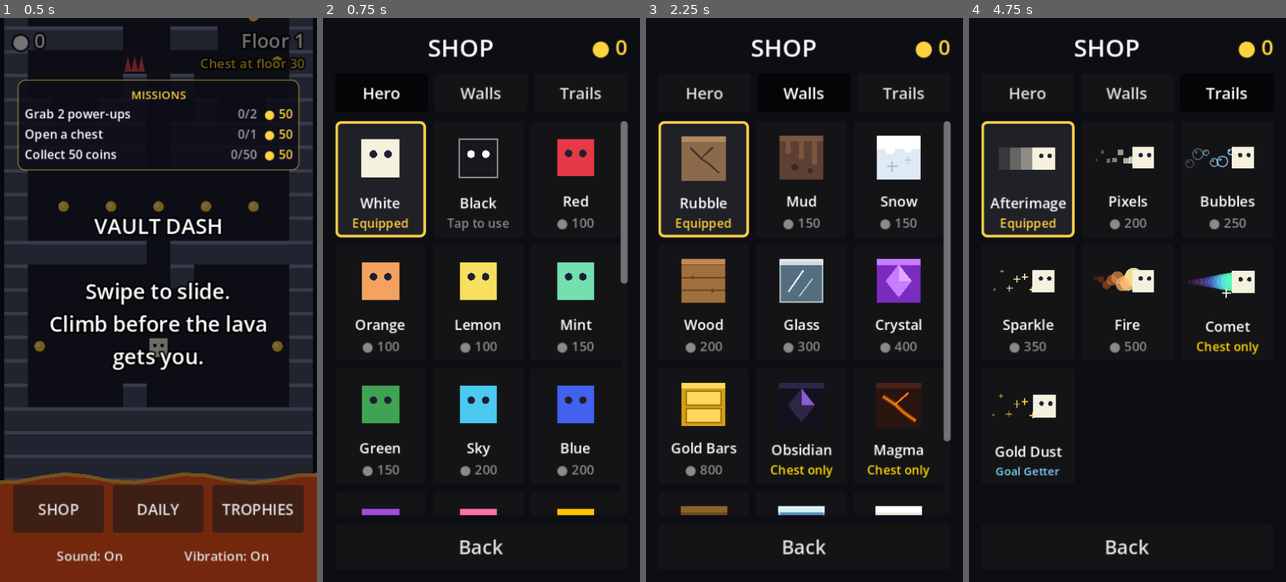
Above: before the commit, frames 1-4 (left to right).
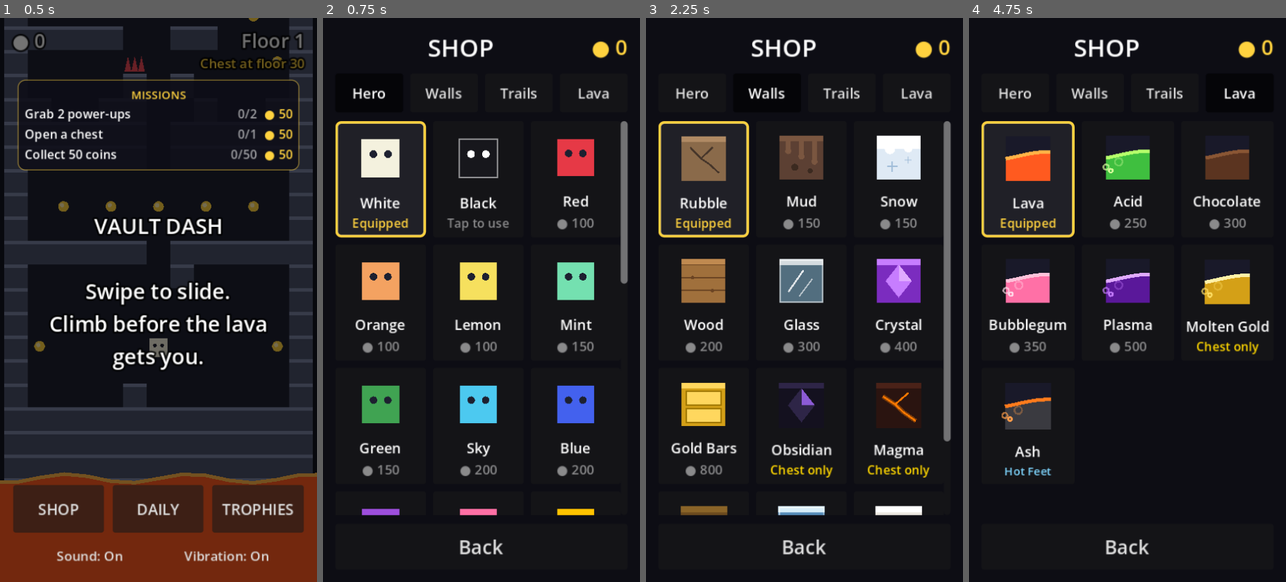
Above: after the commit, the same moments.

Repository: erelcaferm/vault-dash
Game: Godot game, scene res://scenes/main.tscn
Same seed, same stepped clock (60 frames per second), same inputs: the game is played once before the commit and once after it.
Inputs (mouse positions are in pixels of both pictures, inside the frame that each line leads up to):
- Up to frame 1 (0.5 s): no input
- Up to frame 2 (0.75 s): click "SHOP" at 0.5 s
- Up to frame 3 (2.25 s): click "Hero" at 1.25 s; click "Walls" at 2 s
- Up to frame 4 (4.75 s): click "Trails" at 2.75 s; click (1029, 181) at 3.52 s; click (1238, 91) at 4.25 s, where only the run after the commit has a clickable "Lava"

Frame 1 is identical in both runs. In frame 2, 0.9% of the frame differs, in the area x 9-91%, y 12-15%; in frame 3, 0.9%; in frame 4, 9.2%, in the area x 6-95%, y 12-82%.

Commit message:
Add lava skins: recolour the rising lava from the shop, chests or a trophy
Co-Authored-By: Claude Opus 5.5 (1M context) <noreply@anthropic.com>
Claude-Session: https://claude.ai/code/session_012HmKL1m49VtDJvmPDdVVsr

Diff:
--- a/scripts/achievements.gd
+++ b/scripts/achievements.gd
@@ -23,7 +23,7 @@
 	{"id": "oops", "name": "Oops", "desc": "Die for the first time", "stat": "deaths", "goal": 1, "coins": 10},
 	{"id": "persistent", "name": "Persistent", "desc": "Die 5 times", "stat": "deaths", "goal": 5, "coins": 25},
 	{"id": "never_give_up", "name": "Never Give Up", "desc": "Die 50 times", "stat": "deaths", "goal": 50, "item": ["hero", "ghost"]},
-	{"id": "hot_feet", "name": "Hot Feet", "desc": "Get caught by the lava 10 times", "stat": "deaths_lava", "goal": 10, "coins": 50},
+	{"id": "hot_feet", "name": "Hot Feet", "desc": "Get caught by the lava 10 times", "stat": "deaths_lava", "goal": 10, "item": ["lava", "ash"]},
 	{"id": "pincushion", "name": "Pincushion", "desc": "Land on spikes 10 times", "stat": "deaths_spikes", "goal": 10, "coins": 50},
 	{"id": "gravity", "name": "Gravity Wins", "desc": "Fall through a fake floor 5 times", "stat": "deaths_fake", "goal": 5, "coins": 50},
 	# Chests
--- a/scripts/chest.gd
+++ b/scripts/chest.gd
@@ -69,7 +69,7 @@
 ## Every shop item matching `filter`, as [kind, item] pairs.
 static func _items(filter: Callable) -> Array:
 	var out: Array = []
-	for kind in ["hero", "walls", "trail"]:
+	for kind in ["hero", "walls", "trail", "lava"]:
 		for item in Skins.list(kind):
 			if filter.call(item):
 				out.append([kind, item])
--- a/scripts/main.gd
+++ b/scripts/main.gd
@@ -65,8 +65,6 @@
 ]
 const COIN_COLOR := Color("ffd23f")
 const SPIKE_COLOR := Color("e84855")
-const LAVA_COLOR := Color("ff5a1f")
-const LAVA_GLOW := Color("ffb347")
 
 var tower: TowerScript
 var state := State.READY
@@ -98,6 +96,7 @@
 var equipped_hero := "white"
 var equipped_wall := "rubble"
 var equipped_trail := "afterimage"
+var equipped_lava := "classic"
 var rainbow_phase := 0.0
 
 var touch_start := Vector2.ZERO
@@ -1268,6 +1267,8 @@
 			equipped_hero = id
 		"trail":
 			equipped_trail = id
+		"lava":
+			equipped_lava = id
 		_:
 			equipped_wall = id
 	_save()
@@ -1311,6 +1312,7 @@
 		equipped_hero = cfg.get_value("shop", "hero", "white")
 		equipped_wall = cfg.get_value("shop", "wall", "rubble")
 		equipped_trail = cfg.get_value("shop", "trail", "afterimage")
+		equipped_lava = cfg.get_value("shop", "lava", "classic")
 		missions = cfg.get_value("missions", "active", [])
 
 
@@ -1323,6 +1325,7 @@
 	cfg.set_value("shop", "hero", equipped_hero)
 	cfg.set_value("shop", "wall", equipped_wall)
 	cfg.set_value("shop", "trail", equipped_trail)
+	cfg.set_value("shop", "lava", equipped_lava)
 	cfg.set_value("missions", "active", missions)
 	cfg.set_value("secret", "meter", trap_meter)
 	cfg.set_value("secret", "chest_owed", bonus_chest_owed)
@@ -1523,17 +1526,6 @@
 
 
 func _draw_lava(view: Vector2) -> void:
-	var left := -view.x
-	var right := tower.width * TILE + view.x
-	var points := PackedVector2Array()
-	var steps := 40
-	for i in steps + 1:
-		var x := lerpf(left, right, float(i) / steps)
-		points.append(Vector2(x, lava_y + sin(x * 0.045 + anim_time * 3.0) * 5.0))
-	var glow := points.duplicate()
-	points.append(Vector2(right, lava_y + view.y * 2))
-	points.append(Vector2(left, lava_y + view.y * 2))
 	# Frozen lava turns icy blue, thawing back over its last second.
-	var ice := clampf(freeze_time, 0.0, 1.0)
-	draw_colored_polygon(points, LAVA_COLOR.lerp(Color("6fc3e8"), ice))
-	draw_polyline(glow, LAVA_GLOW.lerp(Color("e8fbff"), ice), 4.0)
+	Skins.draw_lava(self, Skins.find(Skins.LAVA, equipped_lava), -view.x, tower.width * TILE + view.x,
+			lava_y, lava_y + view.y * 2, anim_time, clampf(freeze_time, 0.0, 1.0))
--- a/scripts/shop.gd
+++ b/scripts/shop.gd
@@ -1,5 +1,5 @@
 extends Control
-## The coin shop: hero colours, cracked-wall skins and slide trails.
+## The coin shop: hero colours, cracked-wall skins, slide trails and lava.
 ## Coins, owned items and what's equipped live in main.gd, which saves them.
 
 signal closed
@@ -49,13 +49,13 @@
 	var tabs := HBoxContainer.new()
 	tabs.add_theme_constant_override("separation", 8)
 	column.add_child(tabs)
-	for t in [["hero", "Hero"], ["walls", "Walls"], ["trail", "Trails"]]:
+	for t in [["hero", "Hero"], ["walls", "Walls"], ["trail", "Trails"], ["lava", "Lava"]]:
 		var b := Button.new()
 		b.text = t[1]
 		b.toggle_mode = true
 		b.size_flags_horizontal = SIZE_EXPAND_FILL
 		b.custom_minimum_size.y = 44
-		b.add_theme_font_size_override("font_size", 18)
+		b.add_theme_font_size_override("font_size", 16)
 		b.pressed.connect(_show_tab.bind(t[0]))
 		tabs.add_child(b)
 		_tab_buttons[t[0]] = b
@@ -109,7 +109,7 @@
 
 
 func _card(item: Dictionary) -> Button:
-	var equipped: String = {"hero": game.equipped_hero, "walls": game.equipped_wall, "trail": game.equipped_trail}[tab]
+	var equipped: String = {"hero": game.equipped_hero, "walls": game.equipped_wall, "trail": game.equipped_trail, "lava": game.equipped_lava}[tab]
 	var owned: bool = game.owns(item)
 	var b := Button.new()
 	b.custom_minimum_size = Vector2(0, 132)
--- a/scripts/skin_preview.gd
+++ b/scripts/skin_preview.gd
@@ -27,6 +27,10 @@
 		var color := Skins.hero_color(hero, _time * Skins.RAINBOW_SLIDE_SPEED) if not hero.is_empty() else Color.WHITE
 		Skins.draw_trail(self, item, p, Vector2.RIGHT, hs, color, _time)
 		Skins.draw_hero(self, p, hs, color, Vector2(2, 0))
+	elif kind == "lava":
+		var r := Rect2(c - Vector2(s, s) * 0.5, Vector2(s, s))
+		draw_rect(r, Color(0.1, 0.1, 0.16))
+		Skins.draw_lava(self, item, r.position.x, r.end.x, r.position.y + s * 0.45, r.end.y, _time)
 	elif kind == "coins":
 		for i in 3:
 			var o := Vector2((i - 1) * s * 0.22, (1 - i) * s * 0.12)
--- a/scripts/skins.gd
+++ b/scripts/skins.gd
@@ -68,6 +68,18 @@
 	{"id": "gold_dust", "name": "Gold Dust", "price": -1, "achievement": "daily_goal", "style": "sparkle", "color": Color("ffd23f")},
 ]
 
+## What rises from below. `color` fills it, `glow` lines the surface, and
+## `bubbles` adds popping bubbles of that colour.
+const LAVA := [
+	{"id": "classic", "name": "Lava", "price": 0, "color": Color("ff5a1f"), "glow": Color("ffb347")},
+	{"id": "acid", "name": "Acid", "price": 250, "color": Color("3fbf3f"), "glow": Color("b6ff6b"), "bubbles": Color("d9ff9e")},
+	{"id": "chocolate", "name": "Chocolate", "price": 300, "color": Color("5b3420"), "glow": Color("8a5634")},
+	{"id": "bubblegum", "name": "Bubblegum", "price": 350, "color": Color("ff70a6"), "glow": Color("ffc2da"), "bubbles": Color("ffe0ec")},
+	{"id": "plasma", "name": "Plasma", "price": 500, "color": Color("5a189a"), "glow": Color("e0aaff"), "bubbles": Color("c77dff")},
+	{"id": "molten_gold", "name": "Molten Gold", "price": -1, "chest_only": true, "color": Color("d4a017"), "glow": Color("fff1a8"), "bubbles": Color("ffe066")},
+	{"id": "ash", "name": "Ash", "price": -1, "achievement": "hot_feet", "color": Color("3a3a40"), "glow": Color("ff7b1c"), "bubbles": Color("ff9e4a")},
+]
+
 ## How fast the rainbow hero cycles through every colour, in full cycles per
 ## second, standing still and while sliding.
 const RAINBOW_IDLE_SPEED := 0.25
@@ -81,6 +93,8 @@
 			return HERO
 		"trail":
 			return TRAILS
+		"lava":
+			return LAVA
 	return WALLS
 
 
@@ -91,6 +105,8 @@
 			return "colour"
 		"trail":
 			return "trail"
+		"lava":
+			return "lava"
 	return "wall skin"
 
 
@@ -177,6 +193,36 @@
 				var r := base * (0.45 - i * 0.04)
 				canvas.draw_circle(center - dir * back, r, Color.from_hsv(hue, 0.65, 1.0, 0.75 - i * 0.07))
 			_sparkle(canvas, center - dir * tile * 0.6 + side * base * 0.5, base * 0.2, Color(1, 1, 1, 0.9))
+
+
+## Draws lava (or whatever the skin is) with its wavy surface at `top`,
+## filling `left`..`right` down to `bottom`. `tint` blends it toward ice.
+static func draw_lava(canvas: CanvasItem, item: Dictionary, left: float, right: float, top: float, bottom: float, time: float, tint := 0.0) -> void:
+	var color: Color = item.color
+	var glow: Color = item.glow
+	if tint > 0.0:
+		color = color.lerp(Color("6fc3e8"), tint)
+		glow = glow.lerp(Color("e8fbff"), tint)
+	var points := PackedVector2Array()
+	var steps := 40
+	for i in steps + 1:
+		var x := lerpf(left, right, float(i) / steps)
+		points.append(Vector2(x, top + sin(x * 0.045 + time * 3.0) * 5.0))
+	var surface := points.duplicate()
+	points.append(Vector2(right, bottom))
+	points.append(Vector2(left, bottom))
+	canvas.draw_colored_polygon(points, color)
+	canvas.draw_polyline(surface, glow, 4.0)
+	if item.has("bubbles") and tint < 0.5:
+		var bubble: Color = item.bubbles
+		var width := right - left
+		# About one bubble per 60 pixels of surface.
+		for i in maxi(3, int(width / 60.0)):
+			# Each bubble rises a little way and pops, then starts again elsewhere.
+			var life := fposmod(time * 0.7 + i * 0.37, 1.0)
+			var x := left + fposmod(i * 0.29 + floorf(time * 0.7 + i * 0.37) * 0.53, 1.0) * width
+			var y := top + 18.0 - life * 16.0
+			canvas.draw_arc(Vector2(x, y), 2.0 + life * 3.5, 0, TAU, 12, Color(bubble, 1.0 - life), 2.0)
 
 
 static func draw_cracked(canvas: CanvasItem, r: Rect2, skin: Dictionary, time := 0.0) -> void:
--- a/tests/test_achievements.gd
+++ b/tests/test_achievements.gd
@@ -19,7 +19,7 @@
 		if a.has("item"):
 			var item := Skins.find(Skins.list(a.item[0]), a.item[1])
 			_expect(item.id == a.item[1] and item.get("achievement", "") == a.id, "%s rewards a real skin tied to it" % a.id)
-	for item in Skins.HERO + Skins.WALLS + Skins.TRAILS:
+	for item in Skins.HERO + Skins.WALLS + Skins.TRAILS + Skins.LAVA:
 		if item.has("achievement"):
 			_expect(ids.has(item.achievement), "%s is tied to a real achievement" % item.id)
 
--- a/tests/test_shop.gd
+++ b/tests/test_shop.gd
@@ -42,6 +42,9 @@
 	game._open_shop()
 	game.shop._show_tab("trail")
 	_expect(game.shop._grid.get_child_count() == Skins.TRAILS.size(), "the Trails tab lists every trail")
+	var acid := Skins.find(Skins.LAVA, "acid")
+	game.total_coins += acid.price
+	_expect(game.buy("lava", acid) and game.equipped_lava == "acid", "buys and equips a lava skin")
 	game.shop.visible = false
 
 	game.equip("hero", "black")
@@ -51,7 +54,7 @@
 	await process_frame
 	_expect(reloaded.total_coins == 5, "coins survive a restart")
 	_expect(reloaded.owns(rainbow) and reloaded.owns(glass), "purchases survive a restart")
-	_expect(reloaded.equipped_hero == "black" and reloaded.equipped_wall == "glass" and reloaded.equipped_trail == "fire", "equipped items survive a restart")
+	_expect(reloaded.equipped_hero == "black" and reloaded.equipped_wall == "glass" and reloaded.equipped_trail == "fire" and reloaded.equipped_lava == "acid", "equipped items survive a restart")
 
 	var red := Skins.hero_color(rainbow, 0.0)
 	var later := Skins.hero_color(rainbow, 0.25)
